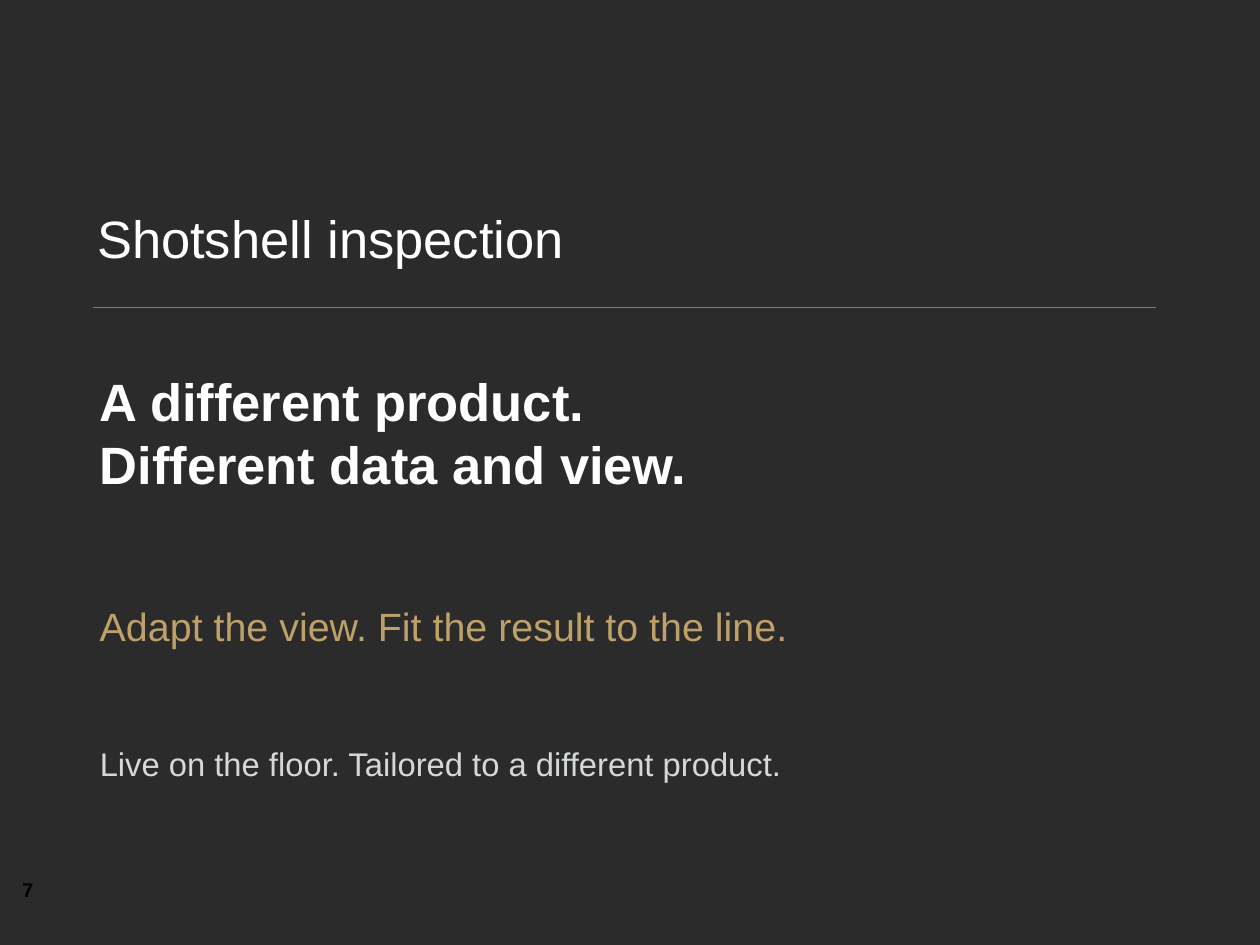
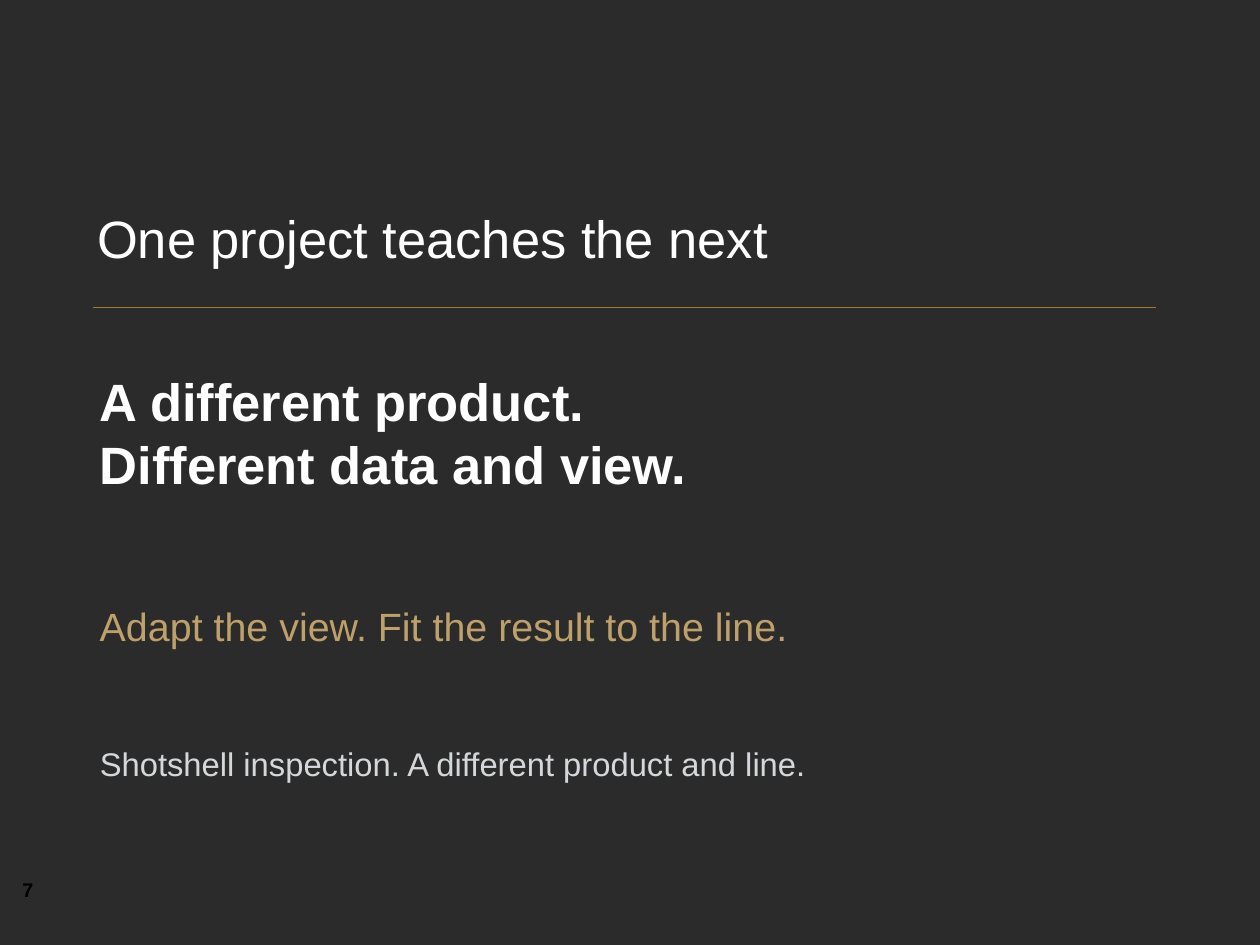
Before and after one commit to YeChamo/part-tracking-demo-ualr, a slide deck: slide 7 of docs/presentation/Engineering_at_The_Kinetic_Group.pptx. Drawn at 1260x945 pixels with LibreOffice and Linux fonts; fonts in the diff are those of the drawing; background and template pictures are left out; a plain dark background stands for a picture behind light text. Boxes give left, top, right and bottom in pixels: in the first picture for what was removed or moved away, otherwise in the second. Text is boxed around its words. In the diff, an @@ line names an element or a change of style, - is before the commit and + after.

Commit message:
Tell the internship-to-inspection story and finish with 4Founders QR slides

```diff
--- a/docs/presentation/Engineering_at_The_Kinetic_Group.pptx
+++ b/docs/presentation/Engineering_at_The_Kinetic_Group.pptx
@@ text at [97,220,768,269]: text changed @@
-Shotshell inspection
+One project teaches the next
@@ text at [100,752,805,783]: text changed @@
-Live on the floor. Tailored to a different product.
+Shotshell inspection. A different product and line.
```
Also in this commit, not shown: 9 other slides changed, 1 slide added, 1 slide removed, 7 other files.
